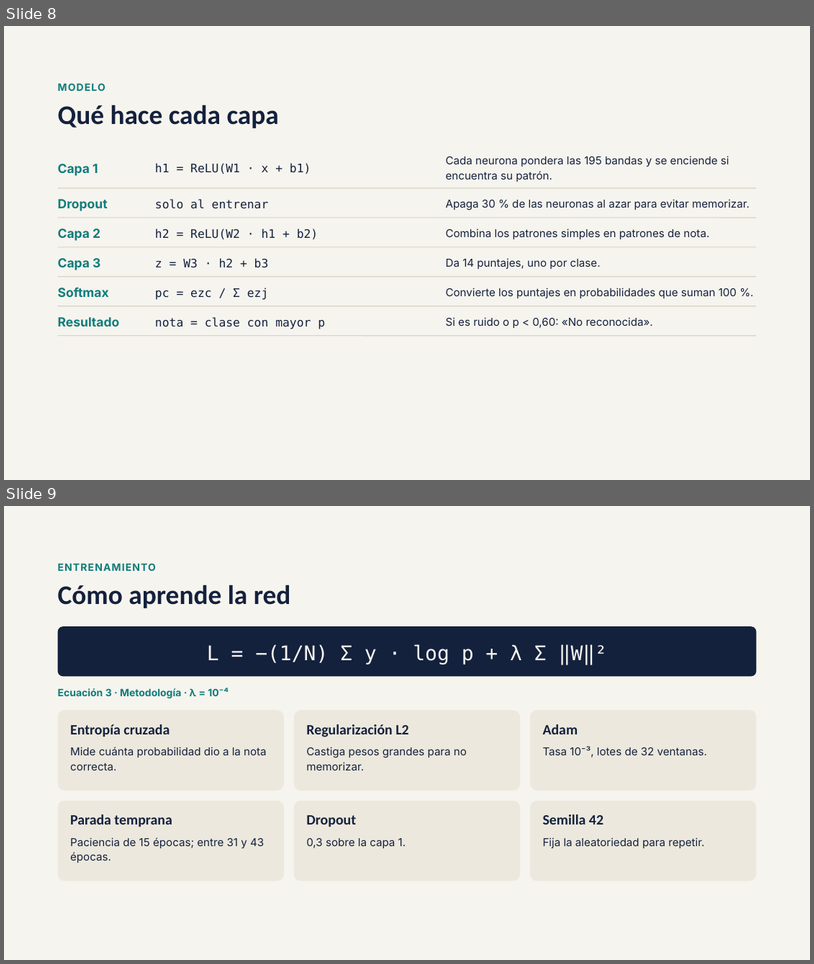
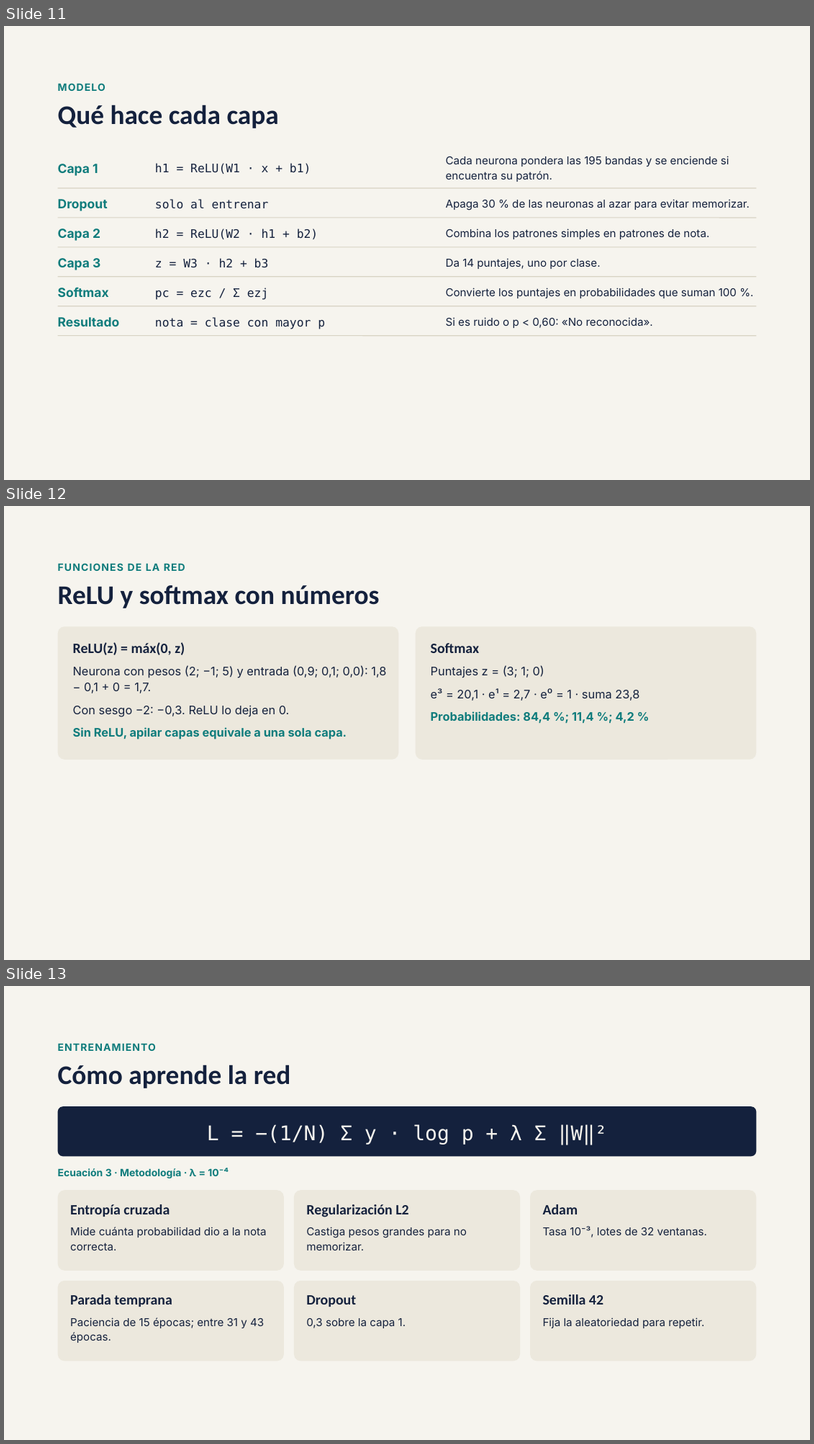
Before and after one commit to belenmejia07/ModeloAfinador, a slide deck: docs/Afinador_Violin_IA_fase2.pptx. Shown one above the other, each under a label of ours: slides 8 and 9 before the commit, slides 11, 12 and 13 after it. The pictures are 814x964 and 814x1444 pixels, drawn with LibreOffice and Linux fonts; fonts in the diff are those of the drawing. Boxes give left, top, right and bottom in pixels: in the first picture for what was removed or moved away, otherwise in the second. Text is boxed around its words. In the diff, an @@ line names an element or a change of style, - is before the commit and + after.

```diff
--- a/docs/Afinador_Violin_IA_fase2.pptx
+++ b/docs/Afinador_Violin_IA_fase2.pptx
@@ slide 12 added at (4,506,810,960), background #F6F4EE @@
@@ text added at (58,563,185,571), 12 pt, text #0F7C7C, bold @@
+FUNCIONES DE LA RED
@@ title added at (58,585,380,608), 32 pt, text #14213D, bold @@
+ReLU y softmax con números
@@ rounded rectangle added at (58,626,399,759), fill #ECE8DD @@
@@ rounded rectangle added at (416,626,757,759), fill #ECE8DD @@
@@ text added at (73,642,185,655), 17 pt, text #14213D, bold @@
+ReLU(z) = máx(0, z)
@@ text added at (431,643,480,653), 17 pt, text #14213D, bold @@
+Softmax
@@ text added at (73,666,386,693), 14 pt, text #14213D @@
+Neurona con pesos (2; −1; 5) y entrada (0,9; 0,1; 0,0): 1,8 − 0,1 + 0 = 1,7.
@@ text added at (431,666,545,678), 14 pt, text #14213D @@
+Puntajes z = (3; 1; 0)
@@ text added at (431,688,640,700), 14 pt, text #14213D @@
+e³ = 20,1 · e¹ = 2,7 · e⁰ = 1 · suma 23,8
@@ text added at (73,705,290,717), 14 pt, text #14213D @@
+Con sesgo −2: −0,3. ReLU lo deja en 0.
@@ text added at (431,711,635,723), 14 pt, text #0F7C7C, bold @@
+Probabilidades: 84,4 %; 11,4 %; 4,2 %
@@ text added at (73,727,347,739), 14 pt, text #0F7C7C, bold @@
+Sin ReLU, apilar capas equivale a una sola capa.
@@ what was slide 8 is now slide 11 @@
@@ what was slide 9 is now slide 13 @@
```
Also in this commit, not shown: 3 slides changed, 4 other slides added, 4 other files.
